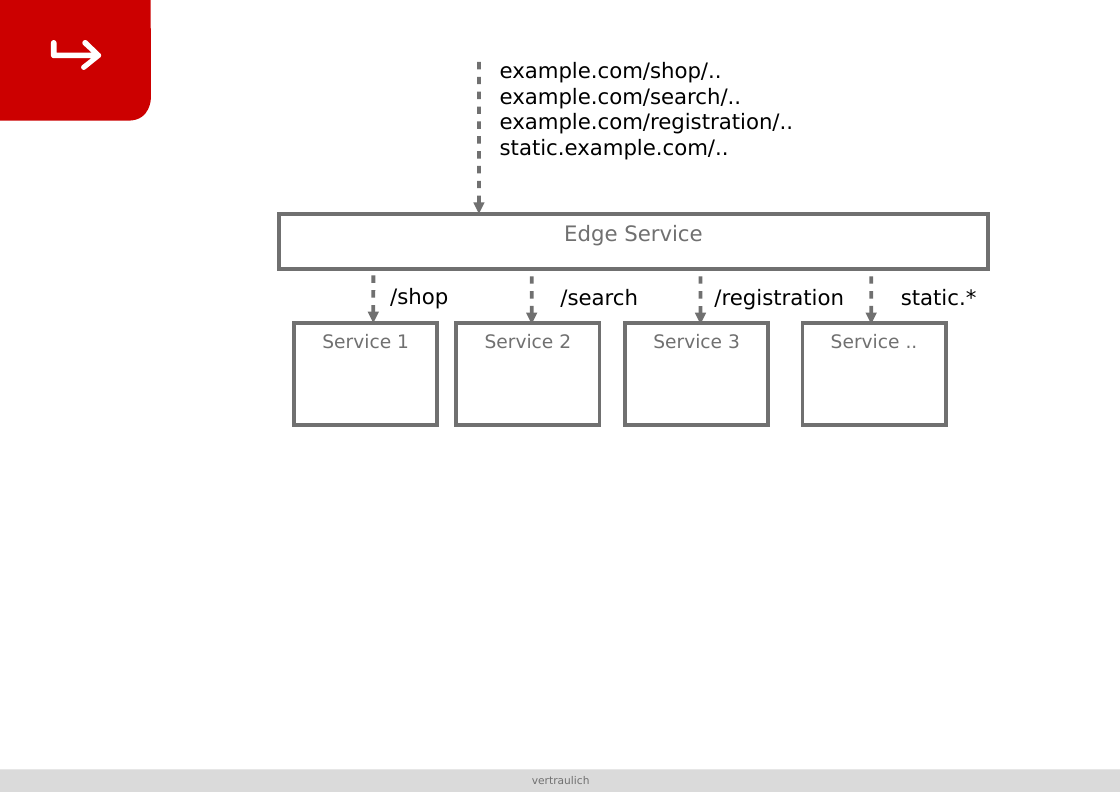
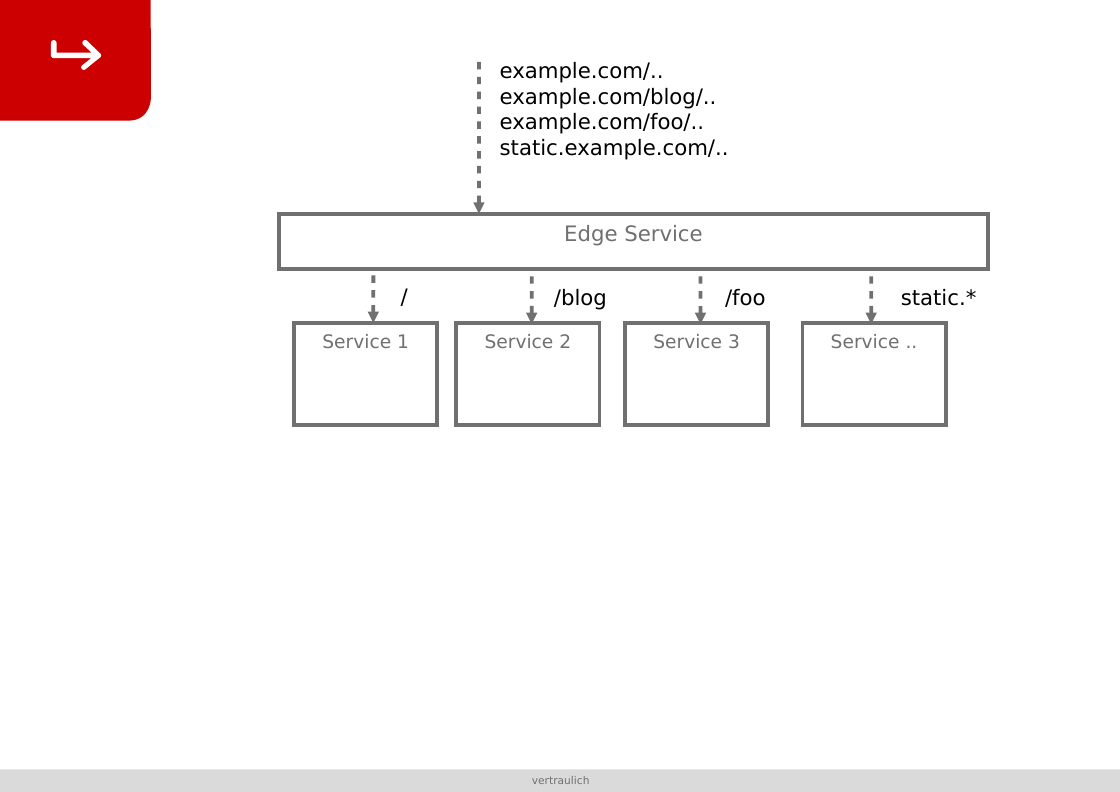
Before and after one commit to smancke/talks, a slide deck: slide 2 of 2017_froscon_microservice_toolbox/images/graphics.odp. Drawn at 1120x792 pixels with LibreOffice and Linux fonts; fonts in the diff are those of the drawing. Boxes give left, top, right and bottom in pixels: in the first picture for what was removed or moved away, otherwise in the second. Text is boxed around its words. In the diff, an @@ line names an element or a change of style, - is before the commit and + after.

```diff
--- a/2017_froscon_microservice_toolbox/images/graphics.odp
+++ b/2017_froscon_microservice_toolbox/images/graphics.odp
@@ text at (500, 62, 717, 134): text changed @@
-example.com/shop/..
-example.com/search/..
-example.com/registration/..
+example.com/..
+example.com/blog/..
+example.com/foo/..
@@ text at (390, 288, 448, 309): text changed @@
-/shop
+/
@@ text at (554, 289, 607, 310): text changed @@
-/search
+/blog
@@ text at (725, 289, 766, 307): text changed @@
-/registration
+/foo
```
Also in this commit, not shown: 4 other files.
